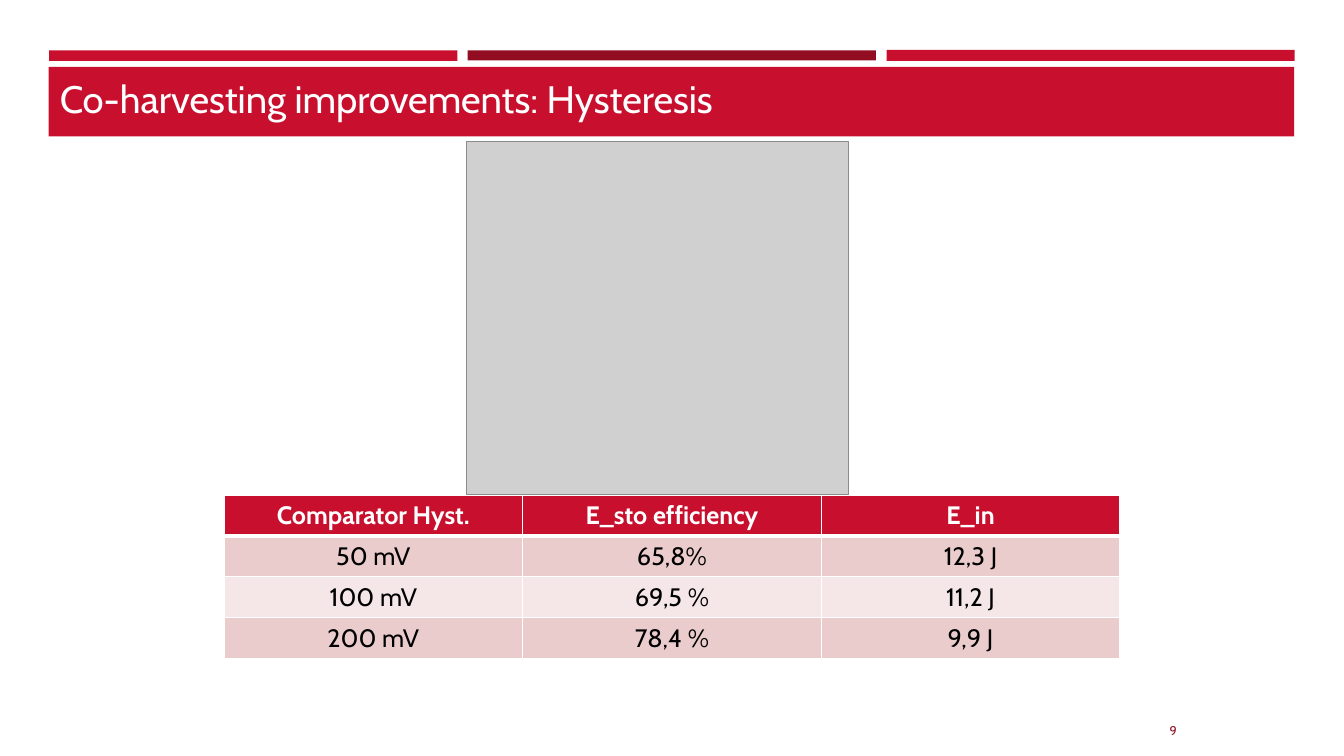
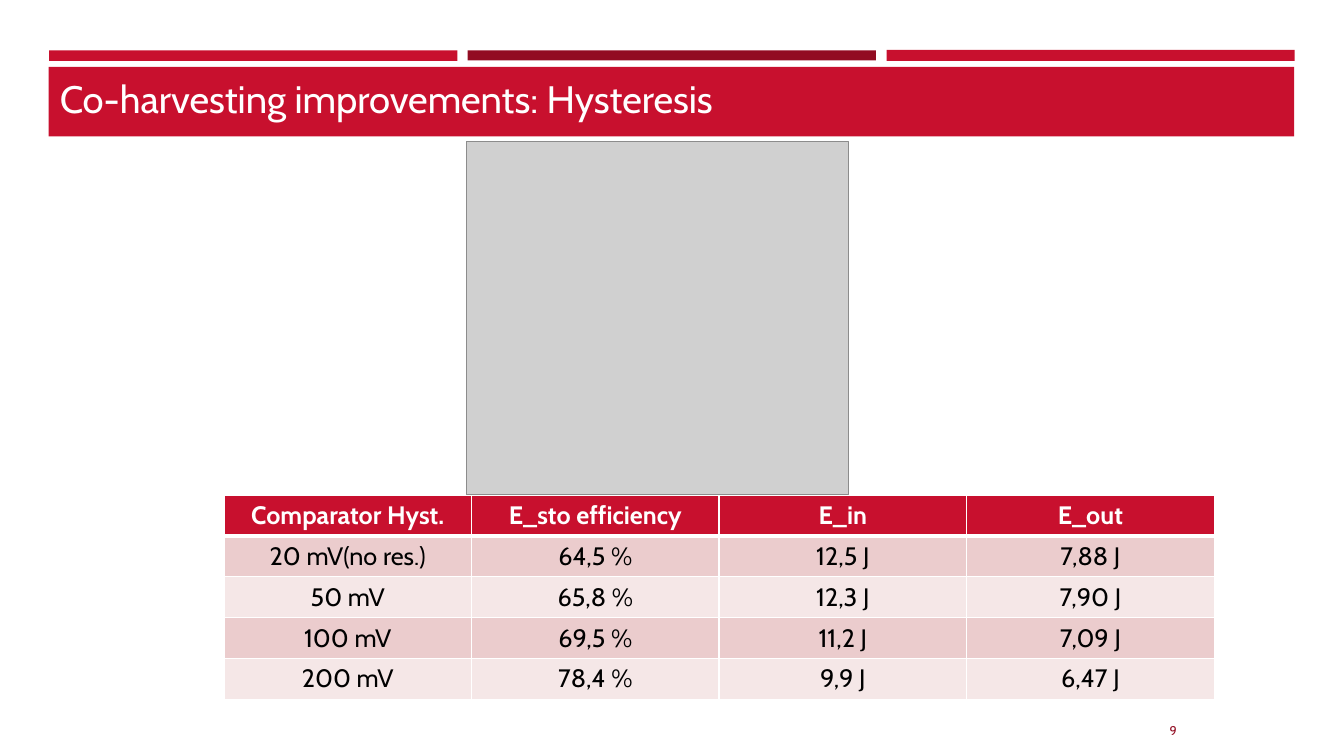
Before and after one commit to TheBepps/RideSyncEmbedded, a slide deck: slide 9 of Presentation/Final_results.pptx. Drawn at 1344x756 pixels with LibreOffice and Linux fonts; fonts in the diff are those of the drawing; grey boxes stand for pictures; background and template pictures are left out. Boxes give left, top, right and bottom in pixels: in the first picture for what was removed or moved away, otherwise in the second. Text is boxed around its words. In the diff, an @@ line names an element or a change of style, - is before the commit and + after.

Commit message:
final discussion - hyst.

```diff
--- a/Presentation/Final_results.pptx
+++ b/Presentation/Final_results.pptx
@@ table at [224,495,1216,700] @@
-Comparator Hyst. | E_sto efficiency | E_in
-50 mV | 65,8% | 12,3 J
-100 mV | 69,5 % | 11,2 J
-200 mV | 78,4 % | 9,9 J
+Comparator Hyst. | E_sto efficiency | E_in | E_out
+20 mV(no res.) | 64,5 % | 12,5 J | 7,88 J
+50 mV | 65,8 % | 12,3 J | 7,90 J
+100 mV | 69,5 % | 11,2 J | 7,09 J
+200 mV | 78,4 % | 9,9 J | 6,47 J
@@ table: place and size @@
-table at [224,495,1119,658]
+table at [224,495,1216,700]
```
Also in this commit, not shown: 3 other files.
